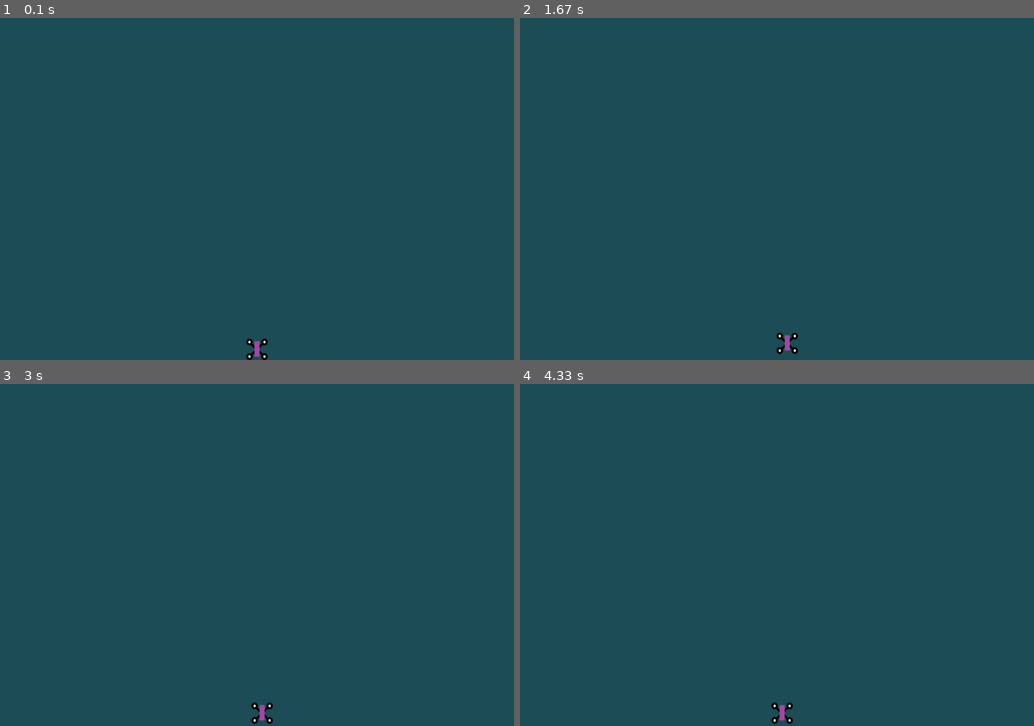
Above: before the commit, frames 1-4 (two rows, left to right).
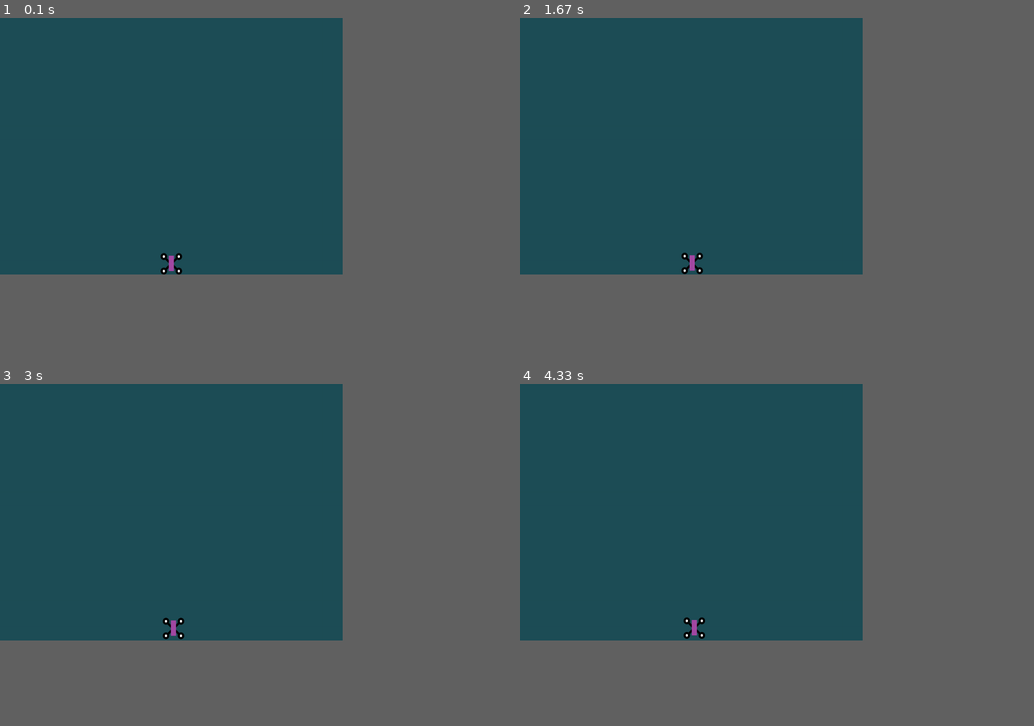
Above: after the commit, the same moments.

Repository: jhealy739/pygame_training
Game: pygame game, started from pgtraining_main.py
Same seed, same stepped clock (60 frames per second), same inputs: the game is played once before the commit and once after it.
Inputs:
- Up to frame 1 (0.1 s): no input
- Up to frame 2 (1.67 s): hold Right 0.33-0.8 s; hold Up 0.83-1.3 s; hold Right from 1.33 s (still down)
- Up to frame 3 (3 s): release Right at 1.8 s; hold Left 1.83-2.37 s; hold Down 2.4-2.7 s
- Up to frame 4 (4.33 s): no input
In our replay, the window is 900x600 before the commit and 600x450 after it. These sizes can differ from the game's own. Grey fills any space a smaller window leaves; there, only what the larger window draws over its background counts as a difference.

The runs differ from the first frame. In frame 1, 0.3% of the frame differs, in the area x 31-53%, y 68-100%; in frame 2, 0.3%; in frame 3, 0.3%; in frame 4, 0.3%.

Commit message:
Added ship velocity

Diff:
--- a/settings.py
+++ b/settings.py
@@ -5,6 +5,6 @@
         #Initialize the game's settings.
 
         #Screen settings
-        self.screen_width = 1200
-        self.screen_height = 800
+        self.screen_width = 800
+        self.screen_height = 600
         self.bg_color = (30, 78, 87)
--- a/ship.py
+++ b/ship.py
@@ -8,7 +8,7 @@
         self.screen = screen
 
         #Load the ship image and get its rect.
-        self.image = pygame.image.load('ship.bmp')
+        self.image = pygame.image.load('C:\\Users\\jheal\\Documents\\Programming\\pygame_training\\ship.bmp')
         self.rect = self.image.get_rect()
         self.screen_rect = screen.get_rect()
 
@@ -24,28 +24,47 @@
         self.moving_up = False
         self.moving_down = False
 
-        #Set the ship speed from Settings class
-        self.speed = .5
-
-        print (self.pos_x)
+        #Set the ship speed and velocity
+        self.speed = 0.001
+        self.xvelocity = 0.0
+        self.yvelocity = 0.0
 
 
     def update(self):
+
         #Update the ships rect position based on movement flags
-        if ((self.moving_right) & (self.rect.right < self.screen_rect.right)):
-            self.pos_x += self.speed
+        if (self.moving_right) & (self.xvelocity < 1.5):
+            self.xvelocity += self.speed
+            #self.pos_x += self.xspeed
+            #self.rect.centerx = self.pos_x
+
+        if (self.moving_left) & (self.xvelocity > -1.5):
+            self.xvelocity -= self.speed
+            #self.pos_x -= self.xspeed
+            #self.rect.centerx = self.pos_x
+
+        if (self.moving_up) & (self.yvelocity > -1.5):
+            self.yvelocity -= self.speed
+            #self.rect.centery = self.pos_y
+
+        if (self.moving_down) & (self.yvelocity < 1.5):
+            self.yvelocity += self.speed
+            #self.rect.centery = self.pos_y
+
+        if (self.xvelocity >= 0) & (self.rect.right < self.screen_rect.right):
+            self.pos_x += abs(self.xvelocity)
             self.rect.centerx = self.pos_x
 
-        if ((self.moving_left) & (self.rect.left > self.screen_rect.left)):
-            self.pos_x -= self.speed
+        if (self.xvelocity <= 0) & (self.rect.left > self.screen_rect.left):
+            self.pos_x -= abs(self.xvelocity)
             self.rect.centerx = self.pos_x
 
-        if ((self.moving_up) & (self.rect.top > self.screen_rect.top)):
-            self.pos_y -= self.speed
+        if (self.yvelocity <= 0) & (self.rect.top > self.screen_rect.top):
+            self.pos_y -= abs(self.yvelocity)
             self.rect.centery = self.pos_y
 
-        if ((self.moving_down) & (self.rect.bottom < self.screen_rect.bottom)):
-            self.pos_y += self.speed
+        if (self.yvelocity >= 0) & (self.rect.bottom < self.screen_rect.bottom):
+            self.pos_y += abs(self.yvelocity)
             self.rect.centery = self.pos_y
 
     def blitme(self):
